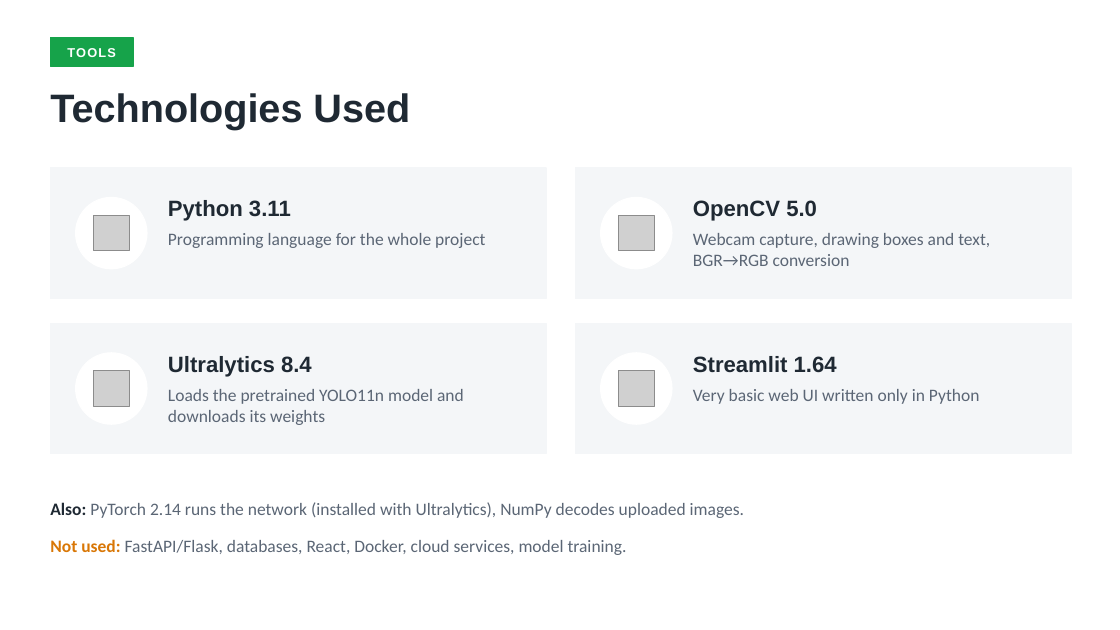
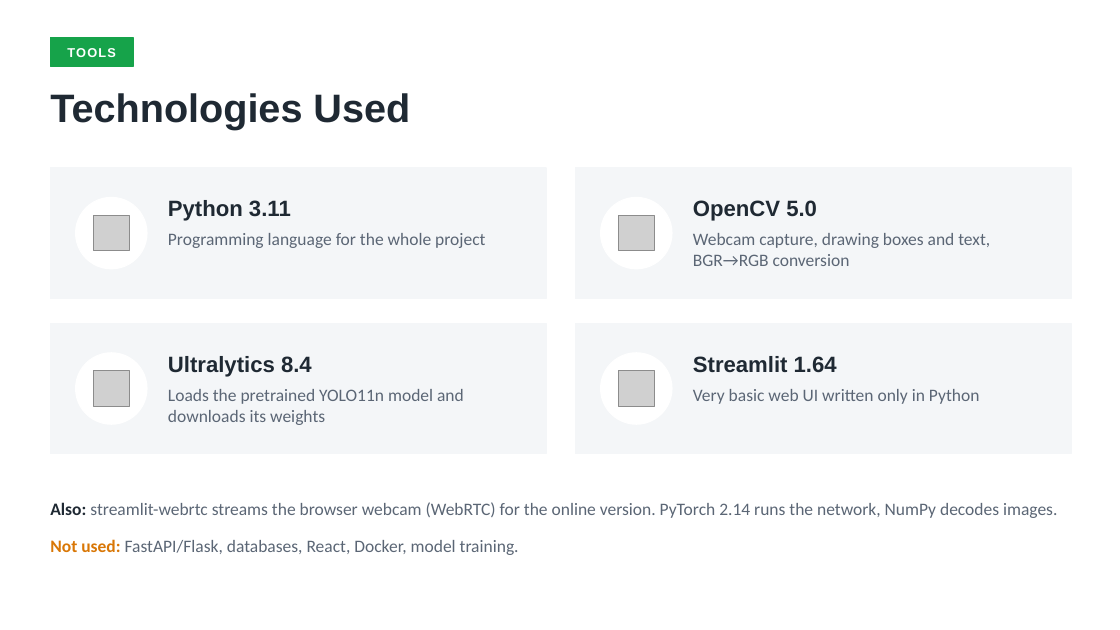
Before and after one commit to smitthakkar11/Real-Time-Object-Detection-YOLO, a slide deck: slide 9 of presentation/project_presentation.pptx. Drawn at 1120x630 pixels with LibreOffice and Linux fonts; fonts in the diff are those of the drawing; grey boxes stand for pictures. Boxes give left, top, right and bottom in pixels: in the first picture for what was removed or moved away, otherwise in the second. Text is boxed around its words. In the diff, an @@ line names an element or a change of style, - is before the commit and + after.

```diff
--- a/presentation/project_presentation.pptx
+++ b/presentation/project_presentation.pptx
@@ text at (x1=50, y1=502, x2=1057, y2=518): text changed @@
-Also: PyTorch 2.14 runs the network (installed with Ultralytics), NumPy decodes uploaded images.
+Also: streamlit-webrtc streams the browser webcam (WebRTC) for the online version. PyTorch 2.14 runs the network, NumPy decodes images.
@@ text at (x1=50, y1=539, x2=519, y2=555): text changed @@
-Not used: FastAPI/Flask, databases, React, Docker, cloud services, model training.
+Not used: FastAPI/Flask, databases, React, Docker, model training.
```
Also in this commit, not shown: 6 other slides changed, 5 other files.
